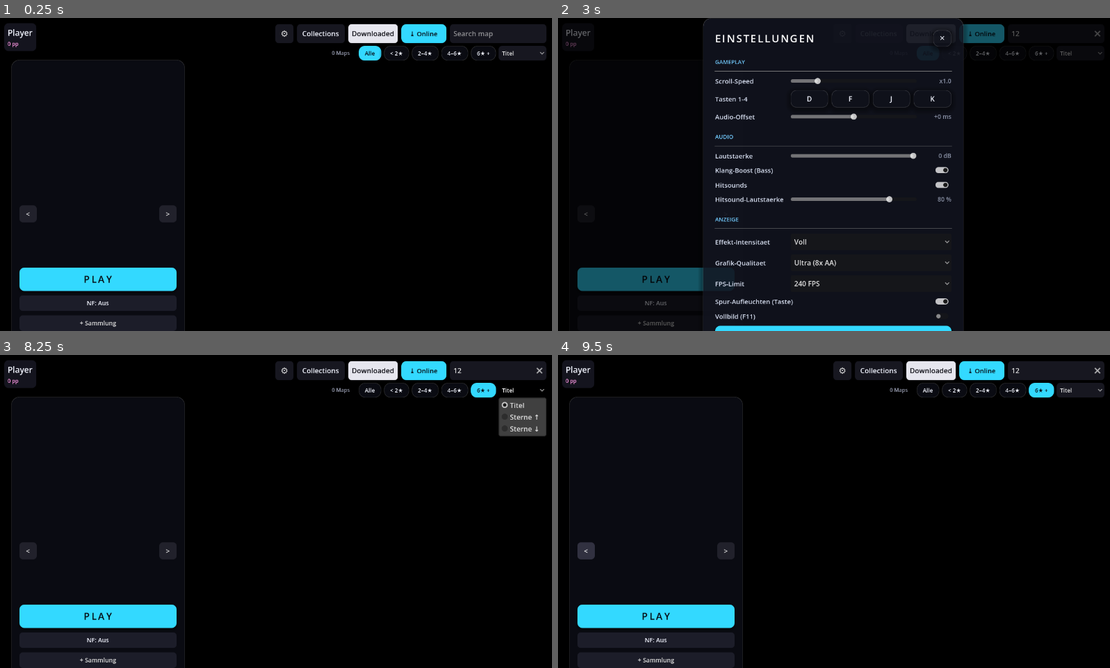
Above: before the commit, frames 1-4 (two rows, left to right).
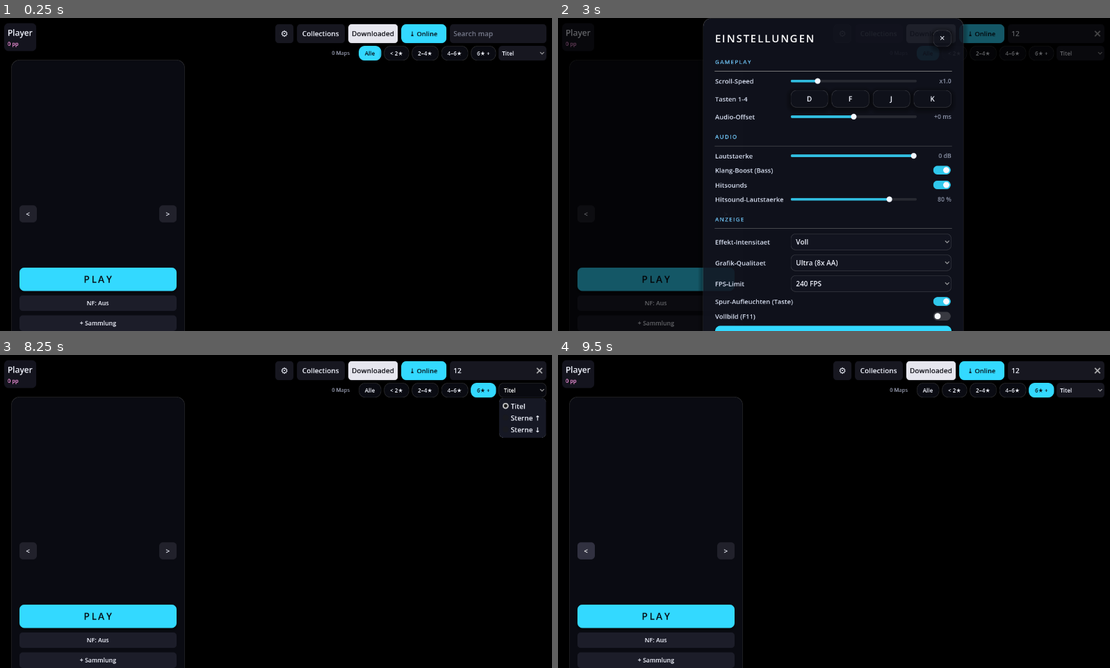
Above: after the commit, the same moments.

Repository: Vyrenbusiness-source/TETHRA
Game: Godot game, scene res://scenes/mania_3d.tscn
Same seed, same stepped clock (60 frames per second), same inputs: the game is played once before the commit and once after it. This scene is started directly instead of the project's main scene.
Inputs (mouse positions are in pixels of both pictures, inside the frame that each line leads up to):
- Up to frame 1 (0.25 s): no input
- Up to frame 2 (3 s): click (1054, 33) at 0.52 s; type "12" at 0.6 s; click "PLAY" at 1.25 s; click "PLAY" at 2 s; click "⚙" at 2.75 s
- Up to frame 3 (8.25 s): click "Collections" at 3.5 s; click "Alle" at 4.25 s; click "< 2★" at 5 s; click "2–4★" at 5.75 s; click "4–6★" at 6.5 s; click "6★ +" at 7.25 s; click "Titel" at 8 s
- Up to frame 4 (9.5 s): click "<" at 8.75 s

The runs differ from the first frame. In frame 1, less than 0.1% of the frame differs, in the area x 4-93%, y 4-99%; in frame 2, 1.6%, in the area x 29-72%, y 13-97%; in frame 3, 1.1%; in frame 4, less than 0.1%.

Commit message:
v1.0.5: Globales Glass-Theme (Slider, Dropdowns, Scrollbalken, Popups, Switch-Pills), Settings-Politur
Co-Authored-By: Claude Fable 5 <noreply@anthropic.com>

Diff:
--- a/scripts/net/updater.gd
+++ b/scripts/net/updater.gd
@@ -9,7 +9,7 @@
 ## Release-Ablauf (Entwickler): CURRENT_VERSION hochzaehlen, PCK bauen,
 ## `gh release create vX.Y.Z release/TETHRA.pck` — fertig.
 
-const CURRENT_VERSION := "1.0.4"
+const CURRENT_VERSION := "1.0.5"
 const REPO := "Vyrenbusiness-source/TETHRA"
 const API_LATEST := "https://api.github.com/repos/" + REPO + "/releases/latest"
 const HEADERS := ["User-Agent: TETHRA-Updater", "Accept: application/vnd.github+json"]
--- a/scripts/settings.gd
+++ b/scripts/settings.gd
@@ -102,6 +102,9 @@
 	_migrate_from_hookline()
 	load_settings()
 	_setup_audio_enhance()
+	# Globales Glass-Theme: ALLE Controls (Slider, Dropdowns, Scrollbalken,
+	# Popups …) verlieren die graue Godot-Standard-Optik.
+	get_window().theme = UiTheme.build_theme()
 	apply()
 
 
--- a/scripts/ui/main_menu.gd
+++ b/scripts/ui/main_menu.gd
@@ -85,6 +85,9 @@
 	elif OS.get_cmdline_args().has("--shot-profile"):
 		# Harness: Profil-Ansicht oeffnen und abfotografieren.
 		add_child(ProfilePanel.new())
+		_capture()
+	elif OS.get_cmdline_args().has("--shot-settings"):
+		add_child(SettingsPanel.new())
 		_capture()
 	elif OS.get_cmdline_args().has("--autoplay"):
 		# Test-Durchreiche in den Song-Browser.
--- a/scripts/ui/settings_panel.gd
+++ b/scripts/ui/settings_panel.gd
@@ -215,6 +215,7 @@
 	vb.add_child(spacer)
 	var l := Label.new()
 	l.text = text
+	l.add_theme_font_override("font", UiTheme.heading_font(2))
 	l.add_theme_font_size_override("font_size", 13)
 	l.add_theme_color_override("font_color", COL_SECTION)
 	vb.add_child(l)
--- a/scripts/ui/ui_theme.gd
+++ b/scripts/ui/ui_theme.gd
@@ -128,6 +128,174 @@
 	return ImageTexture.create_from_image(img)
 
 
+## Globales TETHRA-Theme: ersetzt das graue Godot-Standard-Aussehen ALLER
+## Controls (Slider, Dropdowns, Scrollbalken, Popups, Eingabefelder …) durch
+## die Glass-Optik. Wird einmalig beim Start auf das Root-Window gelegt —
+## Panels mit eigenen Overrides behalten ihre Speziallooks.
+static func build_theme() -> Theme:
+	var th := Theme.new()
+
+	# Buttons (Fallback fuer alles, was nicht per style_button lief).
+	var bn := glass_box(10, 0.5)
+	bn.shadow_size = 0
+	bn.content_margin_left = 12
+	bn.content_margin_right = 12
+	bn.content_margin_top = 6
+	bn.content_margin_bottom = 6
+	var bh: StyleBoxFlat = bn.duplicate()
+	bh.bg_color = bn.bg_color.lightened(0.14)
+	bh.border_color = Color(1, 1, 1, 0.26)
+	var bp: StyleBoxFlat = bn.duplicate()
+	bp.bg_color = bn.bg_color.darkened(0.10)
+	var bd: StyleBoxFlat = bn.duplicate()
+	bd.bg_color = Color(0.08, 0.09, 0.14, 0.25)
+	for cls in ["Button", "OptionButton", "MenuButton"]:
+		th.set_stylebox("normal", cls, bn)
+		th.set_stylebox("hover", cls, bh)
+		th.set_stylebox("pressed", cls, bp)
+		th.set_stylebox("focus", cls, bh)
+		th.set_stylebox("disabled", cls, bd)
+		th.set_color("font_color", cls, TEXT)
+		th.set_color("font_hover_color", cls, Color(1, 1, 1))
+		th.set_color("font_disabled_color", cls, DIM)
+	# Switches: transparente Flaeche (kein Button-Kapsel-Fallback) + eigene,
+	# klar lesbare Pill-Icons — Aus ist sonst auf Glass kaum erkennbar.
+	var empty := StyleBoxEmpty.new()
+	for cls2 in ["CheckBox", "CheckButton"]:
+		for st in ["normal", "hover", "pressed", "focus", "disabled",
+				"hover_pressed"]:
+			th.set_stylebox(st, cls2, empty)
+		th.set_color("font_color", cls2, TEXT)
+		th.set_color("font_hover_color", cls2, Color(1, 1, 1))
+	var sw_on := _switch_icon(true)
+	var sw_off := _switch_icon(false)
+	th.set_icon("checked", "CheckButton", sw_on)
+	th.set_icon("unchecked", "CheckButton", sw_off)
+	th.set_icon("checked_disabled", "CheckButton", sw_on)
+	th.set_icon("unchecked_disabled", "CheckButton", sw_off)
+
+	# Eingabefelder.
+	var le := glass_box(9, 0.5)
+	le.shadow_size = 0
+	le.content_margin_left = 10
+	le.content_margin_right = 10
+	le.content_margin_top = 5
+	le.content_margin_bottom = 5
+	var lf: StyleBoxFlat = le.duplicate()
+	lf.border_color = Color(ACCENT.r, ACCENT.g, ACCENT.b, 0.55)
+	th.set_stylebox("normal", "LineEdit", le)
+	th.set_stylebox("focus", "LineEdit", lf)
+	th.set_color("font_color", "LineEdit", TEXT)
+	th.set_color("font_placeholder_color", "LineEdit", Color(DIM.r, DIM.g, DIM.b, 0.7))
+
+	# Dropdown-Menues + Kontextmenues.
+	var pm := StyleBoxFlat.new()
+	pm.bg_color = Color(0.09, 0.10, 0.15, 0.98)
+	pm.set_corner_radius_all(10)
+	pm.set_border_width_all(1)
+	pm.border_color = Color(1, 1, 1, 0.12)
+	pm.set_content_margin_all(6)
+	th.set_stylebox("panel", "PopupMenu", pm)
+	var pmh := StyleBoxFlat.new()
+	pmh.bg_color = Color(ACCENT.r, ACCENT.g, ACCENT.b, 0.18)
+	pmh.set_corner_radius_all(7)
+	th.set_stylebox("hover", "PopupMenu", pmh)
+	th.set_color("font_color", "PopupMenu", TEXT)
+	th.set_color("font_hover_color", "PopupMenu", Color(1, 1, 1))
+
+	# Slider: duenne Bahn, gefuellter Akzent-Teil.
+	var track := StyleBoxFlat.new()
+	track.bg_color = Color(1, 1, 1, 0.10)
+	track.set_corner_radius_all(3)
+	track.content_margin_top = 3
+	track.content_margin_bottom = 3
+	var fill := StyleBoxFlat.new()
+	fill.bg_color = Color(ACCENT.r, ACCENT.g, ACCENT.b, 0.85)
+	fill.set_corner_radius_all(3)
+	fill.content_margin_top = 3
+	fill.content_margin_bottom = 3
+	th.set_stylebox("slider", "HSlider", track)
+	th.set_stylebox("grabber_area", "HSlider", fill)
+	th.set_stylebox("grabber_area_highlight", "HSlider", fill)
+	th.set_icon("grabber", "HSlider", _dot_icon(14, Color(0.95, 0.97, 1.0)))
+	th.set_icon("grabber_highlight", "HSlider", _dot_icon(16, Color(1, 1, 1)))
+
+	# Scrollbalken: schmal + dezent.
+	var sb_bg := StyleBoxFlat.new()
+	sb_bg.bg_color = Color(1, 1, 1, 0.04)
+	sb_bg.set_corner_radius_all(4)
+	var sb_grab := StyleBoxFlat.new()
+	sb_grab.bg_color = Color(1, 1, 1, 0.22)
+	sb_grab.set_corner_radius_all(4)
+	var sb_grab_h: StyleBoxFlat = sb_grab.duplicate()
+	sb_grab_h.bg_color = Color(1, 1, 1, 0.36)
+	for cls3 in ["VScrollBar", "HScrollBar"]:
+		th.set_stylebox("scroll", cls3, sb_bg)
+		th.set_stylebox("grabber", cls3, sb_grab)
+		th.set_stylebox("grabber_highlight", cls3, sb_grab_h)
+		th.set_stylebox("grabber_pressed", cls3, sb_grab_h)
+
+	# Fortschrittsbalken + Tooltip.
+	var pb_bg := StyleBoxFlat.new()
+	pb_bg.bg_color = Color(1, 1, 1, 0.08)
+	pb_bg.set_corner_radius_all(5)
+	var pb_fill := StyleBoxFlat.new()
+	pb_fill.bg_color = ACCENT
+	pb_fill.set_corner_radius_all(5)
+	th.set_stylebox("background", "ProgressBar", pb_bg)
+	th.set_stylebox("fill", "ProgressBar", pb_fill)
+	var tip := StyleBoxFlat.new()
+	tip.bg_color = Color(0.08, 0.09, 0.14, 0.97)
+	tip.set_corner_radius_all(8)
+	tip.set_border_width_all(1)
+	tip.border_color = Color(1, 1, 1, 0.14)
+	tip.set_content_margin_all(8)
+	th.set_stylebox("panel", "TooltipPanel", tip)
+	th.set_color("font_color", "TooltipLabel", TEXT)
+	return th
+
+
+## Switch-Pill prozedural zeichnen: Aus = graue Pille/Knob links,
+## An = Akzent-Pille/Knob rechts.
+static func _switch_icon(on: bool) -> ImageTexture:
+	var w := 44
+	var h := 24
+	var img := Image.create(w, h, false, Image.FORMAT_RGBA8)
+	var r := 10.0
+	var pill := Color(ACCENT.r, ACCENT.g, ACCENT.b, 0.92) if on \
+			else Color(1, 1, 1, 0.17)
+	var a := Vector2(r + 2.0, h * 0.5)
+	var b := Vector2(w - r - 2.0, h * 0.5)
+	var knob := (b if on else a)
+	var kr := r - 3.0
+	for y in h:
+		for x in w:
+			var p := Vector2(x + 0.5, y + 0.5)
+			var t := clampf((p - a).dot(b - a) / (b - a).length_squared(), 0.0, 1.0)
+			var d := (p - (a + (b - a) * t)).length()
+			var alpha := clampf(r - d + 0.5, 0.0, 1.0)
+			var col := Color(pill.r, pill.g, pill.b, pill.a * alpha)
+			# Weisser Knob drueber.
+			var kd := (p - knob).length()
+			var ka := clampf(kr - kd + 0.5, 0.0, 1.0)
+			col = col.lerp(Color(0.97, 0.98, 1.0, 1.0), ka)
+			col.a = maxf(col.a, ka)
+			img.set_pixel(x, y, col)
+	return ImageTexture.create_from_image(img)
+
+
+## Kleines rundes Grabber-Icon (fuer Slider) prozedural zeichnen.
+static func _dot_icon(size: int, col: Color) -> ImageTexture:
+	var img := Image.create(size, size, false, Image.FORMAT_RGBA8)
+	var c := (float(size) - 1.0) * 0.5
+	for y in size:
+		for x in size:
+			var d := Vector2(float(x) - c, float(y) - c).length()
+			var a := clampf(c - d + 0.5, 0.0, 1.0)
+			img.set_pixel(x, y, Color(col.r, col.g, col.b, a))
+	return ImageTexture.create_from_image(img)
+
+
 ## Sektions-Ueberschrift im Akzentton.
 static func section_label(text: String) -> Label:
 	var l := Label.new()
